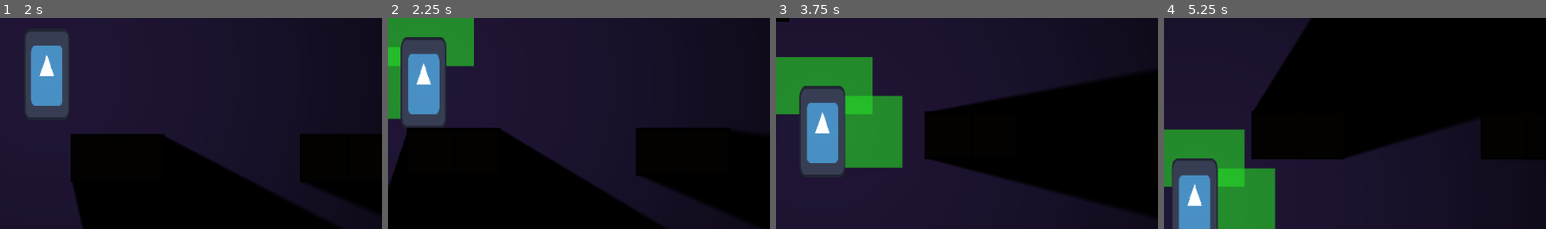
Above: before the commit, frames 1-4 (left to right).
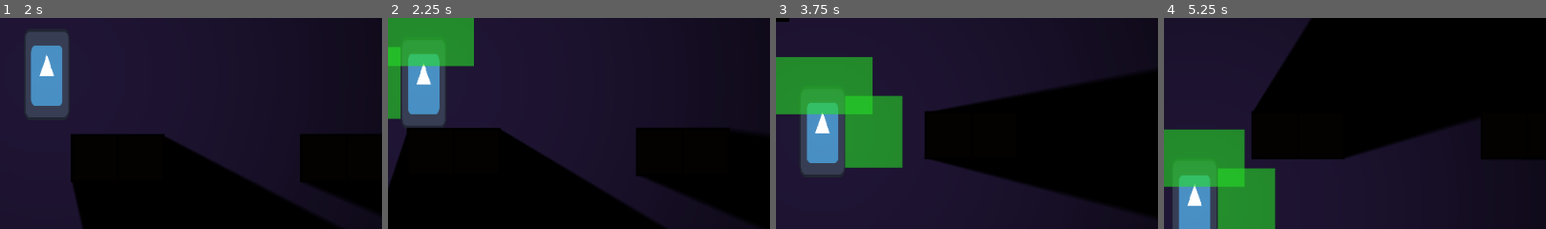
Above: after the commit, the same moments.

Repository: hikarirainbow/New-Project
Game: Godot game, scene res://scenes/levels/sandbox_level.tscn
The game is run twice, just before and just after one commit, with the same random seed, the same clock (stepped at 60 frames per second) and the same inputs. The engine's default icon, where the game draws it, is replaced by a stand-in: a white triangle on a blue panel in a dark square.
Inputs:
- Up to frame 1 (2 s): tap Enter at 0.5 s; hold D (move_right) from 0.53 s (still down); tap X (attack) at 0.6, 1.55 s; tap Space (jump) at 0.77, 1.52 s; tap C (dash) at 0.8, 1.35 s
- Up to frame 2 (2.25 s): release D (move_right) at 2.03 s; hold A (move_left) from 2.03 s (still down); tap X (attack) at 2.1 s
- Up to frame 3 (3.75 s): tap C (dash) at 2.3, 2.85 s; release A (move_left) at 2.78 s; hold D (move_right) from 2.78 s (still down); tap Space (jump) at 3.02 s; tap X (attack) at 3.05, 3.6 s
- Up to frame 4 (5.25 s): tap Space (jump) at 3.77, 4.52 s; tap C (dash) at 3.8, 4.35 s; release D (move_right) at 4.28 s; hold A (move_left) 4.28-5.03 s; tap X (attack) at 4.55, 5.1 s; hold D (move_right) from 5.03 s (still down)
The pictures show only the part of the screen within x 46-96%, y 36-86%; the shares and areas given below are measured in that part.

Frame 1 is identical in both runs. In frame 2, 1.7% of the frame differs, in the area x 3-16%, y 9-24%; in frame 3, 1.6%; in frame 4, 1.6%.

Commit message:
refactor: decompose player.gd into entity-component style with attack, dash, and light components

Diff:
--- /dev/null
+++ b/scenes/player/components/attack_component.gd
@@ -0,0 +1,117 @@
+class_name AttackComponent
+extends Node2D
+
+const ATTACK_DURATION = 0.15
+const COMBO_RESET_DELAY = 0.5
+
+var attack_timer = 0.0
+var combo_reset_timer = 0.0
+var combo_index = 0
+var current_combo_index = 0
+
+var bodies_hit_this_attack: Array[Node] = []
+var attack_area_collision: CollisionShape2D = null
+var attack_shape_2: CollisionShape2D = null
+
+@onready var player: CharacterBody2D = get_parent()
+
+func _ready() -> void:
+	var attack_area = player.get_node_or_null("AttackArea")
+	if attack_area:
+		attack_area.body_entered.connect(_on_attack_body_entered)
+		attack_area_collision = attack_area.get_node_or_null("CollisionShape2D")
+
+		# Khởi tạo shape phụ cho combo đòn 2 dynamically
+		attack_shape_2 = CollisionShape2D.new()
+		var rect2 = RectangleShape2D.new()
+		attack_shape_2.shape = rect2
+		attack_shape_2.disabled = true
+		attack_area.add_child(attack_shape_2)
+
+func _physics_process(delta: float) -> void:
+	if attack_timer > 0.0:
+		attack_timer -= delta
+		queue_redraw()
+		if attack_timer <= 0.0:
+			end_attack()
+
+	if combo_reset_timer > 0.0 and attack_timer <= 0.0:
+		combo_reset_timer -= delta
+		if combo_reset_timer <= 0.0:
+			combo_index = 0 # Reset về đòn 1
+
+func is_attacking() -> bool:
+	return attack_timer > 0.0
+
+func can_attack() -> bool:
+	return attack_timer <= 0.0
+
+func start_attack() -> void:
+	current_combo_index = combo_index
+	attack_timer = ATTACK_DURATION
+	combo_reset_timer = 0.0
+	bodies_hit_this_attack.clear()
+
+	var is_facing_left = player.get_node("Sprite2D").flip_h if player.has_node("Sprite2D") else false
+
+	if attack_area_collision and attack_area_collision.shape:
+		attack_area_collision.disabled = false
+
+		match current_combo_index:
+			0:
+				attack_area_collision.shape.size = Vector2(40.0, 50.0)
+				attack_area_collision.position.x = -36.0 if is_facing_left else 36.0
+				attack_area_collision.position.y = 0.0
+				if attack_shape_2:
+					attack_shape_2.disabled = true
+			1:
+				attack_area_collision.shape.size = Vector2(40.0, 50.0)
+				attack_area_collision.position.x = -36.0 if is_facing_left else 36.0
+				attack_area_collision.position.y = 0.0
+				if attack_shape_2 and attack_shape_2.shape:
+					attack_shape_2.disabled = false
+					attack_shape_2.shape.size = Vector2(70.0, 40.0)
+					attack_shape_2.position.x = 0.0
+					attack_shape_2.position.y = -52.0
+			2:
+				attack_area_collision.shape.size = Vector2(50.0, 30.0)
+				attack_area_collision.position.x = -41.0 if is_facing_left else 41.0
+				attack_area_collision.position.y = 0.0
+				if attack_shape_2:
+					attack_shape_2.disabled = true
+	queue_redraw()
+
+func end_attack() -> void:
+	if attack_area_collision:
+		attack_area_collision.disabled = true
+	if attack_shape_2:
+		attack_shape_2.disabled = true
+
+	combo_index = (current_combo_index + 1) % 3
+	combo_reset_timer = COMBO_RESET_DELAY
+	queue_redraw()
+
+func interrupt() -> void:
+	if attack_timer > 0.0:
+		end_attack()
+		attack_timer = 0.0
+
+func _on_attack_body_entered(body: Node2D) -> void:
+	if body.has_method("take_damage") and not bodies_hit_this_attack.has(body):
+		bodies_hit_this_attack.append(body)
+		body.take_damage(20, player.global_position)
+
+func _draw() -> void:
+	if attack_timer > 0.0:
+		var is_facing_left = player.get_node("Sprite2D").flip_h if player.has_node("Sprite2D") else false
+		match current_combo_index:
+			0:
+				var x_pos = -56.0 if is_facing_left else 16.0
+				draw_rect(Rect2(x_pos, -25.0, 40.0, 50.0), Color(0.15, 0.15, 0.85, 0.6))
+			1:
+				var x_pos = -56.0 if is_facing_left else 16.0
+				draw_rect(Rect2(x_pos, -25.0, 40.0, 50.0), Color(0.15, 0.85, 0.15, 0.6))
+				draw_rect(Rect2(-35.0, -52.0, 70.0, 40.0), Color(0.15, 0.85, 0.15, 0.6))
+			2:
+				var x_pos = -66.0 if is_facing_left else 16.0
+				draw_rect(Rect2(x_pos, -15.0, 50.0, 30.0), Color(0.85, 0.15, 0.15, 0.6))
--- /dev/null
+++ b/scenes/player/components/dash_component.gd
@@ -0,0 +1,80 @@
+class_name DashComponent
+extends Node
+
+const DASH_SPEED = 600.0
+const DASH_DURATION = 0.2
+const DASH_ACTIVE_DURATION = 0.18
+
+var dash_cooldown = 0.8
+var dash_timer = 0.0
+var dash_cooldown_timer = 0.0
+var dash_direction = Vector2.ZERO
+
+@onready var player = get_parent()
+
+func _physics_process(delta: float) -> void:
+	if dash_cooldown_timer > 0.0:
+		dash_cooldown_timer -= delta
+
+func can_dash() -> bool:
+	return dash_cooldown_timer <= 0.0
+
+func start_dash() -> void:
+	player.current_state = 3 # State.DASH
+	dash_timer = 0.0
+	dash_cooldown_timer = dash_cooldown
+
+	var dir = Input.get_axis("move_left", "move_right")
+	if dir == 0.0:
+		dir = -1.0 if (player.has_node("Sprite2D") and player.get_node("Sprite2D").flip_h) else 1.0
+
+	dash_direction = Vector2(dir, 0.0).normalized()
+
+	if player.has_node("Sprite2D"):
+		player.get_node("Sprite2D").flip_h = dash_direction.x < 0
+
+	player.velocity.x = dash_direction.x * DASH_SPEED
+	player.velocity.y = 0.0
+	player.is_invincible = true
+
+func process_dash(delta: float) -> void:
+	dash_timer += delta
+
+	if dash_timer < DASH_ACTIVE_DURATION:
+		player.velocity.x = dash_direction.x * DASH_SPEED
+		player.velocity.y = 0.0
+		player.is_invincible = true
+	elif dash_timer < DASH_DURATION:
+		player.is_invincible = false
+
+		# Khóa hướng di chuyển
+		var input_dir = Input.get_axis("move_left", "move_right")
+		var target_speed = 0.0
+		if sign(input_dir) == sign(dash_direction.x):
+			# Refers to SPEED constant on Player
+			target_speed = dash_direction.x * 200.0 # SPEED
+
+		var recovery_time_passed = dash_timer - DASH_ACTIVE_DURATION
+		var total_recovery_time = DASH_DURATION - DASH_ACTIVE_DURATION
+		var t = recovery_time_passed / total_recovery_time
+
+		player.velocity.x = lerp(dash_direction.x * DASH_SPEED, target_speed, t)
+
+		if not player.is_on_floor():
+			player.velocity.y += player.gravity * delta
+	else:
+		player.is_invincible = false
+		player.current_state = 0 # State.MOVE
+
+	player.move_and_slide()
+
+func interrupt() -> void:
+	if player.current_state == 3: # State.DASH
+		player.is_invincible = false
+		player.current_state = 0 # State.MOVE
+
+func reset() -> void:
+	dash_cooldown_timer = 0.0
+
+func upgrade_cooldown() -> void:
+	dash_cooldown = dash_cooldown / 2.0
--- /dev/null
+++ b/scenes/player/components/light_component.gd
@@ -0,0 +1,42 @@
+class_name LightComponent
+extends Node2D
+
+@export var texture_scale: float = 2.5
+@export var shadow_color: Color = Color(0, 0, 0, 0.7)
+
+func _ready() -> void:
+	_setup_light()
+
+func _setup_light() -> void:
+	var light = PointLight2D.new()
+	light.name = "PlayerLight"
+
+	# Tạo texture dạng hình tròn chuyển sắc mịn màng (smoothstep) từ trắng sang trong suốt
+	var gradient = Gradient.new()
+	gradient.interpolation_mode = Gradient.GRADIENT_INTERPOLATE_LINEAR
+
+	gradient.set_color(0, Color(1.0, 1.0, 1.0, 1.0))
+	gradient.set_color(1, Color(1.0, 1.0, 1.0, 0.0))
+
+	# Sinh các điểm trung gian tạo đường cong mờ dần tự nhiên theo khoảng cách
+	for i in range(1, 10):
+		var t = i / 10.0
+		var alpha = 1.0 - (3.0 * t * t - 2.0 * t * t * t)
+		gradient.add_point(t, Color(1.0, 1.0, 1.0, alpha))
+
+	var grad_tex = GradientTexture2D.new()
+	grad_tex.gradient = gradient
+	grad_tex.fill = GradientTexture2D.FILL_RADIAL
+	grad_tex.fill_from = Vector2(0.5, 0.5)
+	grad_tex.fill_to = Vector2(1.0, 0.5)
+	grad_tex.width = 384
+	grad_tex.height = 384
+
+	light.texture = grad_tex
+	light.texture_scale = texture_scale
+	light.shadow_enabled = true
+	light.shadow_filter = PointLight2D.SHADOW_FILTER_PCF5
+	light.shadow_color = shadow_color
+	light.range_item_cull_mask = 1  # Chỉ chiếu sáng thực thể ở Layer 1
+	light.shadow_item_cull_mask = 3  # Đổ bóng từ cả Layer 1 và Layer 2
+	add_child(light)
--- a/scenes/player/player.gd
+++ b/scenes/player/player.gd
@@ -1,3 +1,4 @@
+class_name Player
 extends Actor
 
 # Các thông số di chuyển cơ bản (phù hợp với game platformer 2D)
@@ -12,30 +13,10 @@
 # Trạng thái suy yếu (Debuff) đặc thù của Player
 var is_debuffed = false
 
-# Các thông số của kỹ năng Dash (Lướt nhanh)
-const DASH_SPEED = SPEED * 3.0 # Tốc độ lướt gấp 3 lần bình thường (600 px/s)
-const DASH_DURATION = 0.2 # Tổng thời gian lướt (0.2 giây)
-const DASH_ACTIVE_DURATION = 0.18 # 9/10 thời gian đầu (0.18s) là lướt chủ động & miễn sát thương
-var dash_cooldown = 0.8 # Thời gian hồi chiêu (dạng biến để có thể nâng cấp)
-var dash_timer = 0.0
-var dash_cooldown_timer = 0.0
-var dash_direction = Vector2.ZERO
-var is_invincible = false
-
-# Các thông số của kỹ năng Attack (Tấn công)
-const ATTACK_DURATION = 0.15 # 150ms để hoạt cảnh đánh mượt hơn
-var attack_timer = 0.0
-@onready var attack_area_collision = $AttackArea/CollisionShape2D
-var attack_shape_2: CollisionShape2D # Shape phụ trên đầu cho đòn combo nhịp 2
-var current_combo_index = 0
-var combo_index = 0
-var combo_reset_timer = 0.0
-const COMBO_RESET_DELAY = 0.5 # Thời gian tối đa để bấm nối combo tiếp theo (500ms)
-var bodies_hit_this_attack: Array[Node] = []
-
 # Cấu hình thời gian bất tử khi bị tấn công
 @export var damage_invincibility_duration: float = 0.5
 var invincibility_timer = 0.0
+var is_invincible = false
 
 # Tín hiệu đặc thù phát đi khi người chơi chết
 signal player_defeated
@@ -44,41 +25,22 @@
 
 # Kho lưu trữ chìa khóa
 var keys: Array[String] = []
+var spawn_point: Vector2
 
-var spawn_point: Vector2
+# Caching component references
+@onready var attack_component = $AttackComponent
+@onready var dash_component = $DashComponent
 
 func _ready():
 	add_to_group("player")
 	spawn_point = global_position
 	if has_node("Camera2D"): $Camera2D.zoom = Vector2(1.2, 1.2)
-	if has_node("AttackArea"):
-		$AttackArea.body_entered.connect(_on_attack_body_entered)
-
-		# Khởi tạo shape phụ cho combo đòn 2 dynamically
-		attack_shape_2 = CollisionShape2D.new()
-		var rect2 = RectangleShape2D.new()
-		attack_shape_2.shape = rect2
-		attack_shape_2.disabled = true
-		$AttackArea.add_child(attack_shape_2)
-
 	# Ẩn và khóa chuột vào màn hình khi bắt đầu chơi game
 	Input.mouse_mode = Input.MOUSE_MODE_CAPTURED
-	# Tạo ánh sáng phát sáng cho nhân vật
-	_setup_player_light()
 
 func _physics_process(delta):
-	# Giảm thời gian hồi chiêu lướt
-	if dash_cooldown_timer > 0.0:
-		dash_cooldown_timer -= delta
-
 	if knockback_timer > 0.0:
 		knockback_timer -= delta
-
-	if attack_timer > 0.0:
-		attack_timer -= delta
-		queue_redraw()
-		if attack_timer <= 0.0:
-			end_attack()
 
 	# Đếm ngược thời gian bất tử và nhấp nháy sprite
 	if invincibility_timer > 0.0:
@@ -90,12 +52,6 @@
 			if has_node("Sprite2D"):
 				$Sprite2D.modulate.a = 1.0
 
-	# Đếm ngược thời gian chờ để nối combo tiếp theo
-	if combo_reset_timer > 0.0 and attack_timer <= 0.0:
-		combo_reset_timer -= delta
-		if combo_reset_timer <= 0.0:
-			combo_index = 0 # Reset về nhịp 1 nếu quá thời gian chờ
-
 	match current_state:
 		State.MOVE:
 			handle_move_state(delta)
@@ -104,12 +60,12 @@
 		State.DEFEATED:
 			handle_defeated_state(delta)
 		State.DASH:
-			handle_dash_state(delta)
+			dash_component.process_dash(delta)
 
 # Logic trạng thái di chuyển tự do
 func handle_move_state(delta):
 	# Nếu đang tấn công, khóa điều khiển/hướng và dừng lại trên mặt đất
-	if attack_timer > 0.0:
+	if attack_component.is_attacking():
 		if is_on_floor():
 			velocity.x = 0.0
 		if not is_on_floor():
@@ -119,13 +75,13 @@
 		return
 
 	# Kích hoạt Tấn công khi nhấn phím X (nút 'attack') và không đang tấn công
-	if Input.is_action_just_pressed("attack") and attack_timer <= 0.0:
-		start_attack()
+	if Input.is_action_just_pressed("attack") and attack_component.can_attack():
+		attack_component.start_attack()
 		return
 
 	# Kích hoạt Dash (lướt nhanh) khi nhấn Shift (nút 'dash') và hết thời gian hồi chiêu
-	if Input.is_action_just_pressed("dash") and dash_cooldown_timer <= 0.0:
-		start_dash()
+	if Input.is_action_just_pressed("dash") and dash_component.can_dash():
+		dash_component.start_dash()
 		return
 
 	# Áp dụng trọng lực
@@ -162,65 +118,6 @@
 
 	move_and_slide()
 
-# Bắt đầu trạng thái Dash
-func start_dash():
-	current_state = State.DASH
-	dash_timer = 0.0
-	dash_cooldown_timer = dash_cooldown
-
-	# Xác định hướng lướt dựa trên phím di chuyển đang giữ
-	var dir = Input.get_axis("move_left", "move_right")
-	if dir == 0.0:
-		# Nếu không giữ nút di chuyển nào, lướt theo hướng nhân vật đang quay mặt
-		dir = -1.0 if (has_node("Sprite2D") and $Sprite2D.flip_h) else 1.0
-
-	dash_direction = Vector2(dir, 0.0).normalized()
-
-	# Quay mặt Sprite nhân vật theo hướng lướt
-	if has_node("Sprite2D"):
-		$Sprite2D.flip_h = dash_direction.x < 0
-
-	velocity.x = dash_direction.x * DASH_SPEED
-	velocity.y = 0.0 # Khóa vận tốc nhảy/rơi theo phương dọc khi đang lướt chủ động
-	is_invincible = true
-
-# Xử lý logic trạng thái lướt (DASH)
-func handle_dash_state(delta):
-	dash_timer += delta
-
-	if dash_timer < DASH_ACTIVE_DURATION:
-		# 9/10 đoạn đầu: Di chuyển nhanh tối đa & Miễn sát thương
-		velocity.x = dash_direction.x * DASH_SPEED
-		velocity.y = 0.0
-		is_invincible = true
-	elif dash_timer < DASH_DURATION:
-		# 1/10 đoạn cuối: Giảm tốc độ mượt mà về tốc độ gốc và mất miễn sát thương
-		is_invincible = false
-
-		# Khóa hướng di chuyển: Chỉ cho phép di chuyển tiếp theo hướng lướt nếu người giữ đúng hướng đó
-		var input_dir = Input.get_axis("move_left", "move_right")
-		var target_speed = 0.0
-		if sign(input_dir) == sign(dash_direction.x):
-			target_speed = dash_direction.x * SPEED
-
-		# Tính toán tỷ lệ phần trăm tiến trình trong đoạn cuối (0.0 đến 1.0)
-		var recovery_time_passed = dash_timer - DASH_ACTIVE_DURATION
-		var total_recovery_time = DASH_DURATION - DASH_ACTIVE_DURATION # 0.05s
-		var t = recovery_time_passed / total_recovery_time
-
-		# Nội suy tuyến tính (Lerp) vận tốc ngang từ tốc độ lướt về tốc độ mục tiêu
-		velocity.x = lerp(dash_direction.x * DASH_SPEED, target_speed, t)
-
-		# Áp dụng trọng lực trở lại để tránh lơ lửng không tự nhiên
-		if not is_on_floor():
-			velocity.y += gravity * delta
-	else:
-		# Kết thúc thời gian lướt: quay về trạng thái di chuyển thường
-		is_invincible = false
-		current_state = State.MOVE
-
-	move_and_slide()
-
 # Logic khi bị khống chế (Grabbed)
 func handle_grabbed_state(delta):
 	# Dừng mọi chuyển động vật lý, quái vật sẽ kéo hoặc đè Player
@@ -240,10 +137,8 @@
 		return
 
 	# Ngắt đòn đánh hoặc lướt khi trúng đòn
-	if attack_timer > 0.0:
-		end_attack()
-	if current_state == State.DASH:
-		current_state = State.MOVE
+	attack_component.interrupt()
+	dash_component.interrupt()
 
 	super(amount, source_position)
 
@@ -284,126 +179,14 @@
 	current_health += 9999
 	apply_debuff()
 	current_state = State.MOVE
+	dash_component.reset()
 
 # Nâng cấp kỹ năng lướt: Giảm một nửa thời gian hồi chiêu
 func upgrade_dash_cooldown():
-	dash_cooldown = dash_cooldown / 2.0
-	print("Dash cooldown upgraded! New cooldown: ", dash_cooldown)
+	dash_component.upgrade_cooldown()
 
 # Thu thập chìa khóa từ xác quái vật
 func collect_key(key_name: String):
 	keys.append(key_name)
 	emit_signal("key_collected", key_name)
 	print("Key collected: ", key_name, " | Total keys: ", keys)
-
-# Bắt đầu kỹ năng tấn công cận chiến với cơ chế Combo 3 nhịp biến thiên hình dáng
-func start_attack():
-	current_combo_index = combo_index
-	attack_timer = ATTACK_DURATION
-	combo_reset_timer = 0.0 # Tạm dừng reset timer trong khi đang đánh
-	bodies_hit_this_attack.clear()
-
-	# Hướng quay mặt của nhân vật
-	var is_facing_left = $Sprite2D.flip_h if has_node("Sprite2D") else false
-
-	if attack_area_collision and attack_area_collision.shape:
-		# Kích hoạt hitbox chính
-		attack_area_collision.disabled = false
-
-		match current_combo_index:
-			0: # Đòn 1: 40x50 trước mặt
-				attack_area_collision.shape.size = Vector2(40.0, 50.0)
-				attack_area_collision.position.x = -36.0 if is_facing_left else 36.0
-				attack_area_collision.position.y = 0.0
-				if attack_shape_2:
-					attack_shape_2.disabled = true
-
-			1: # Đòn 2: 40x50 trước mặt và 70x40 trên đầu
-				# Hình trước mặt (40x50)
-				attack_area_collision.shape.size = Vector2(40.0, 50.0)
-				attack_area_collision.position.x = -36.0 if is_facing_left else 36.0
-				attack_area_collision.position.y = 0.0
-
-				# Hình trên đầu (70x40)
-				if attack_shape_2 and attack_shape_2.shape:
-					attack_shape_2.disabled = false
-					attack_shape_2.shape.size = Vector2(70.0, 40.0)
-					attack_shape_2.position.x = 0.0
-					attack_shape_2.position.y = -52.0
-
-			2: # Đòn 3: 50x30 trước mặt (đòn đâm/chém xa)
-				attack_area_collision.shape.size = Vector2(50.0, 30.0)
-				attack_area_collision.position.x = -41.0 if is_facing_left else 41.0
-				attack_area_collision.position.y = 0.0
-				if attack_shape_2:
-					attack_shape_2.disabled = true
-	queue_redraw()
-
-# Kết thúc kỹ năng tấn công
-func end_attack():
-	if attack_area_collision:
-		attack_area_collision.disabled = true
-	if attack_shape_2:
-		attack_shape_2.disabled = true
-
-	# Tiến tới đòn tiếp theo trong combo, reset sau khi đạt tối đa
-	combo_index = (current_combo_index + 1) % 3
-	combo_reset_timer = COMBO_RESET_DELAY
-	queue_redraw()
-
-# Xử lý khi rìa tấn công quét trúng Body của kẻ địch
-func _on_attack_body_entered(body):
-	if body.has_method("take_damage") and not bodies_hit_this_attack.has(body):
-		bodies_hit_this_attack.append(body)
-		body.take_damage(20, global_position) # Gây 20 sát thương lên kẻ địch
-
-# Vẽ hiệu ứng hitbox chỉ báo visual khác màu nhau cho mỗi nhịp
-func _draw():
-	if attack_timer > 0.0:
-		var is_facing_left = $Sprite2D.flip_h if has_node("Sprite2D") else false
-		match current_combo_index:
-			0: # Đòn 1: Vẽ hình chữ nhật màu xanh dương 40x50
-				var x_pos = -56.0 if is_facing_left else 16.0
-				draw_rect(Rect2(x_pos, -25.0, 40.0, 50.0), Color(0.15, 0.15, 0.85, 0.6))
-			1: # Đòn 2: Vẽ hình trước mặt và trên đầu màu xanh lá
-				var x_pos = -56.0 if is_facing_left else 16.0
-				draw_rect(Rect2(x_pos, -25.0, 40.0, 50.0), Color(0.15, 0.85, 0.15, 0.6))
-				draw_rect(Rect2(-35.0, -52.0, 70.0, 40.0), Color(0.15, 0.85, 0.15, 0.6))
-			2: # Đòn 3: Vẽ hình 50x30 màu đỏ
-				var x_pos = -66.0 if is_facing_left else 16.0
-				draw_rect(Rect2(x_pos, -15.0, 50.0, 30.0), Color(0.85, 0.15, 0.15, 0.6))
-
-# Thiết lập PointLight2D phát sáng
-func _setup_player_light():
-	var light = PointLight2D.new()
-	light.name = "PlayerLight"
-
-	# Tạo texture dạng hình tròn chuyển sắc mịn màng (smoothstep) từ trắng sang trong suốt
-	var gradient = Gradient.new()
-	gradient.interpolation_mode = Gradient.GRADIENT_INTERPOLATE_LINEAR
-
-	gradient.set_color(0, Color(1.0, 1.0, 1.0, 1.0))
-	gradient.set_color(1, Color(1.0, 1.0, 1.0, 0.0))
-
-	# Sinh các điểm trung gian tạo đường cong mờ dần tự nhiên theo khoảng cách
-	for i in range(1, 10):
-		var t = i / 10.0
-		var alpha = 1.0 - (3.0 * t * t - 2.0 * t * t * t)
-		gradient.add_point(t, Color(1.0, 1.0, 1.0, alpha))
-
-	var grad_tex = GradientTexture2D.new()
-	grad_tex.gradient = gradient
-	grad_tex.fill = GradientTexture2D.FILL_RADIAL
-	grad_tex.fill_from = Vector2(0.5, 0.5)
-	grad_tex.fill_to = Vector2(1.0, 0.5)
-	grad_tex.width = 384
-	grad_tex.height = 384
-
-	light.texture = grad_tex
-	light.texture_scale = 2.5  # Tầm nhìn lớn gấp 2.5 lần hiện tại
-	light.shadow_enabled = true
-	light.shadow_filter = PointLight2D.SHADOW_FILTER_PCF5
-	light.shadow_color = Color(0, 0, 0, 0.7)
-	light.range_item_cull_mask = 1  # Chỉ chiếu sáng thực thể ở Layer 1 (Player, Enemy, BG)
-	light.shadow_item_cull_mask = 3  # Đổ bóng từ cả Layer 1 và Layer 2 (MapTile)
-	add_child(light)
--- a/scenes/player/player.tscn
+++ b/scenes/player/player.tscn
@@ -1,7 +1,10 @@
-[gd_scene format=3 uid="uid://c1c2o7i1jjmyx"]
+[gd_scene load_steps=8 format=3 uid="uid://c1c2o7i1jjmyx"]
 
 [ext_resource type="Script" path="res://scenes/player/player.gd" id="1_player_gd"]
 [ext_resource type="Texture2D" path="res://icon.svg" id="2_player_icon"]
+[ext_resource type="Script" path="res://scenes/player/components/attack_component.gd" id="3_attack_component_gd"]
+[ext_resource type="Script" path="res://scenes/player/components/dash_component.gd" id="4_dash_component_gd"]
+[ext_resource type="Script" path="res://scenes/player/components/light_component.gd" id="5_light_component_gd"]
 
 [sub_resource type="RectangleShape2D" id="RectangleShape2D_player"]
 size = Vector2(28, 56)
@@ -36,3 +39,12 @@
 position = Vector2(45, 0)
 shape = SubResource("RectangleShape2D_attack")
 disabled = true
+
+[node name="AttackComponent" type="Node2D" parent="."]
+script = ExtResource("3_attack_component_gd")
+
+[node name="DashComponent" type="Node" parent="."]
+script = ExtResource("4_dash_component_gd")
+
+[node name="LightComponent" type="Node2D" parent="."]
+script = ExtResource("5_light_component_gd")
Not shown, added: scenes/player/components/attack_component.gd.uid
Not shown, added: scenes/player/components/dash_component.gd.uid
Not shown, added: scenes/player/components/light_component.gd.uid
